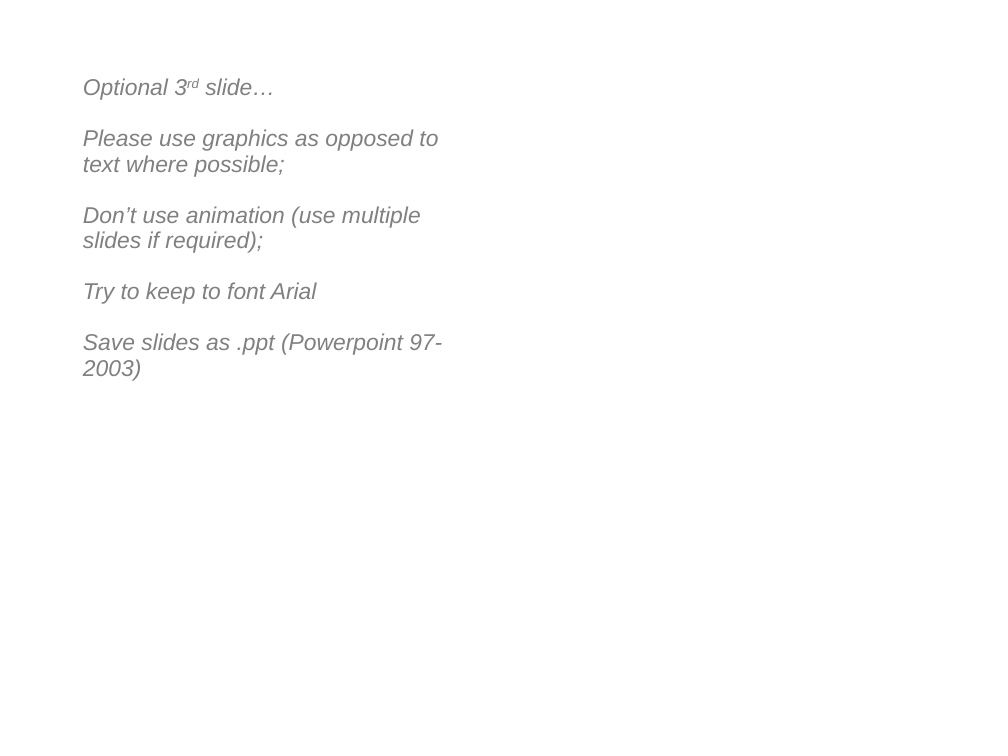
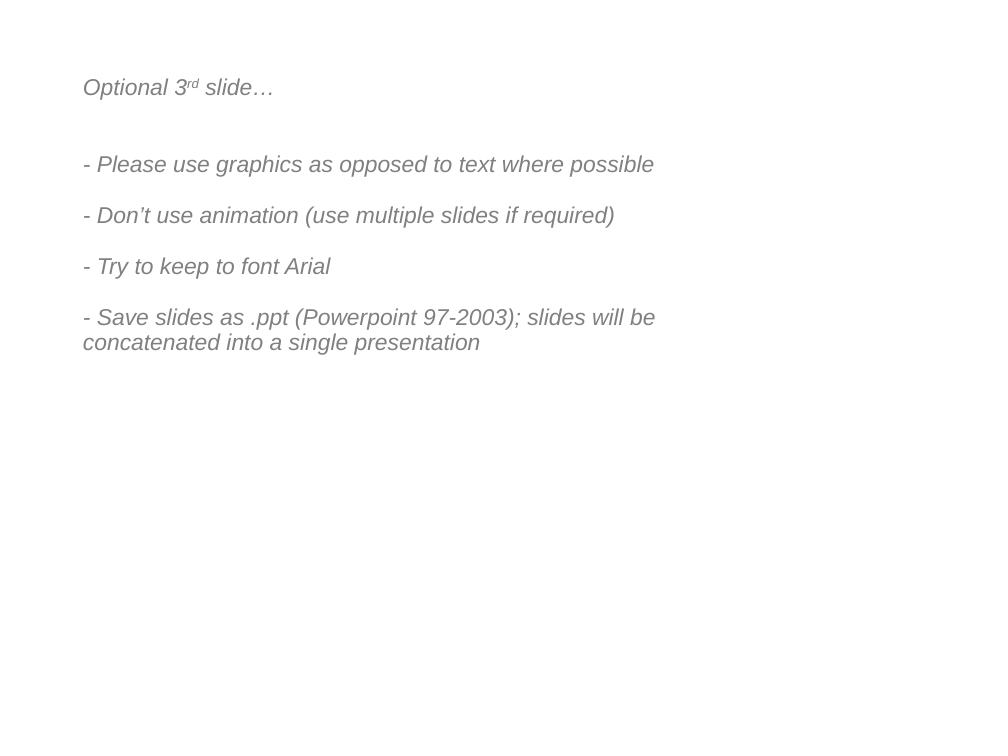
Before and after one commit to NeuralEnsemble/NeuroinformaticsTutorial, a slide deck: slide 4 of Part 1 - Resources for computational modellers/Template.ppt. Drawn at 1008x756 pixels with LibreOffice and Linux fonts; fonts in the diff are those of the drawing. Boxes give left, top, right and bottom in pixels: in the first picture for what was removed or moved away, otherwise in the second. Text is boxed around its words. In the diff, an @@ line names an element or a change of style, - is before the commit and + after.

```diff
--- a/Part 1 - Resources for computational modellers/Template.ppt
+++ b/Part 1 - Resources for computational modellers/Template.ppt
@@ text at (x1=83, y1=155, x2=655, y2=355): text changed @@
-Please use graphics as opposed to text where possible;
-Don’t use animation (use multiple slides if required);
-Try to keep to font Arial
-Save slides as .ppt (Powerpoint 97-2003)
+- Please use graphics as opposed to text where possible
+- Don’t use animation (use multiple slides if required)
+- Try to keep to font Arial
+- Save slides as .ppt (Powerpoint 97-2003); slides will be concatenated into a single presentation
```
Also in this commit, not shown: 1 other slide changed.
